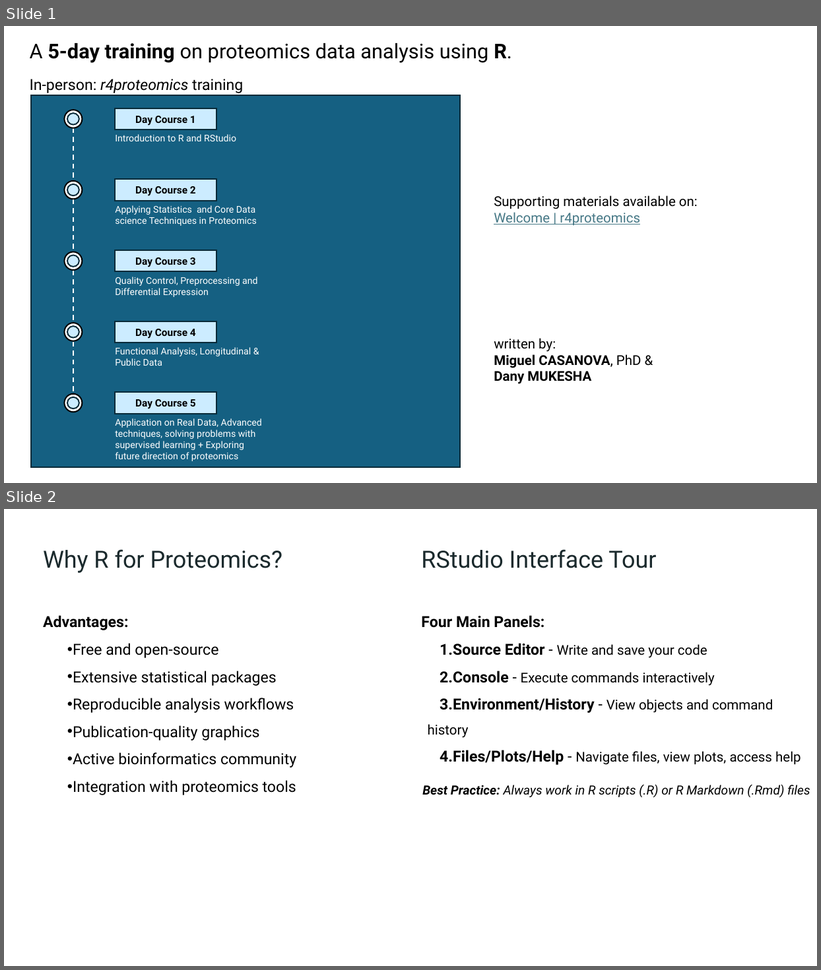
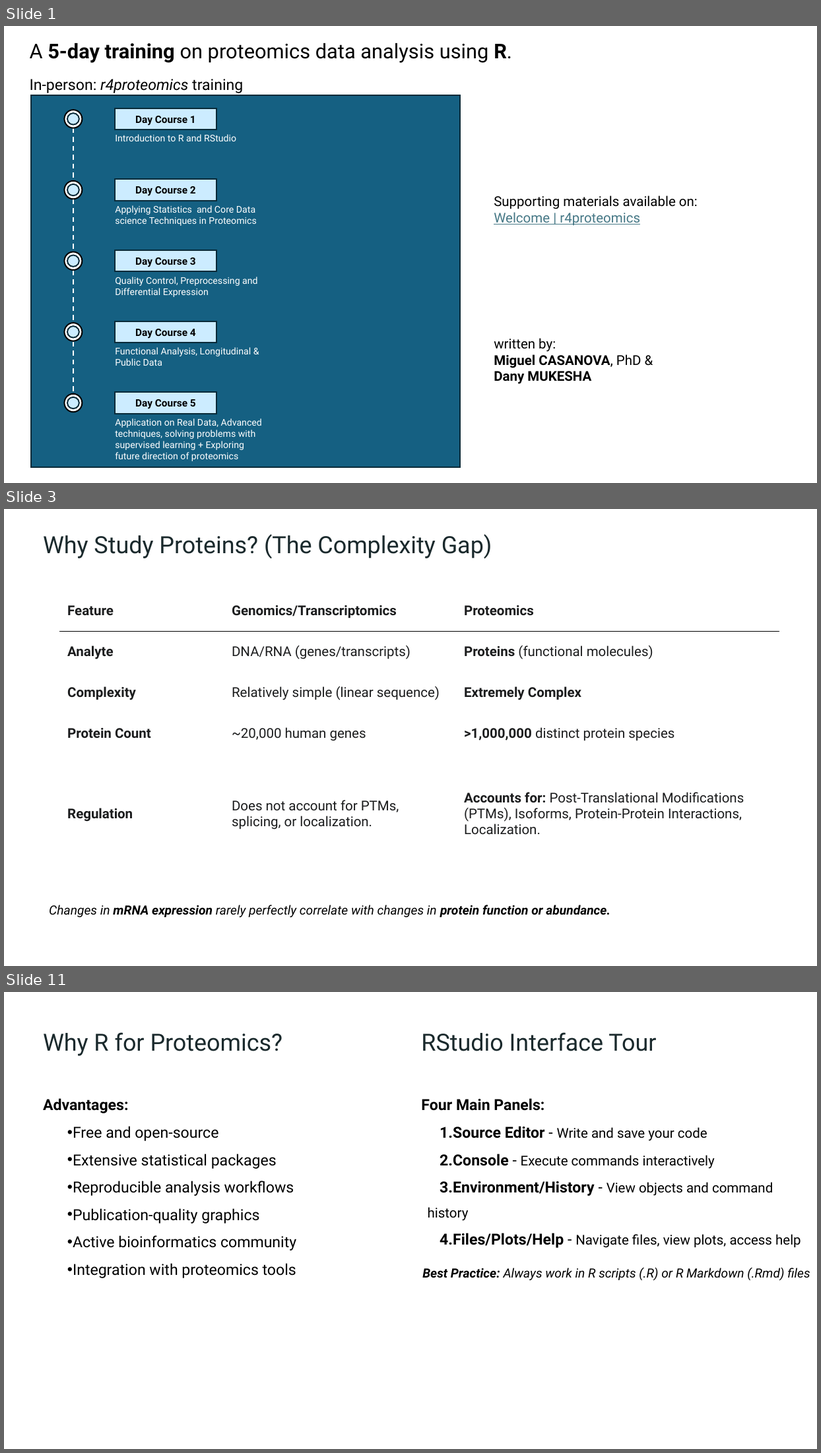
Before and after one commit to lodiag-holocron/r4proteomics, a slide deck: inst/r4proteomics_slides.pptx. Shown one above the other, each under a label of ours: slides 1 and 2 before the commit, slides 1, 3 and 11 after it; the slides between them are not shown. The pictures are 821x970 and 821x1453 pixels, drawn with LibreOffice and Linux fonts; fonts in the diff are those of the drawing. Boxes give left, top, right and bottom in pixels: in the first picture for what was removed or moved away, otherwise in the second. Text is boxed around its words. In the diff, an @@ line names an element or a change of style, - is before the commit and + after.

```diff
--- a/inst/r4proteomics_slides.pptx
+++ b/inst/r4proteomics_slides.pptx
@@ slide 3 added at box(4, 509, 817, 966), background #FFFFFF @@
@@ text added at box(43, 534, 492, 559), 28 pt, text #1A292C @@
+Why Study Proteins? (The Complexity Gap)
@@ table added at box(60, 590, 780, 875), 5 rows, 3 columns @@
+Feature | Genomics/Transcriptomics | Proteomics
+Analyte | DNA/RNA (genes/transcripts) | Proteins (functional molecules)
+Complexity | Relatively simple (linear sequence) | Extremely Complex
+Protein Count | ~20,000 human genes | >1,000,000 distinct protein species
+Regulation | Does not account for PTMs, splicing, or localization. | Accounts for: Post-Translational Modifications (PTMs), Isoforms, Protein-Protein Interactions, Localization.
@@ text added at box(49, 905, 611, 918), 15 pt, text #000000, italic @@
+  Changes in mRNA expression rarely perfectly correlate with changes in protein function or abundance.
@@ what was slide 2 is now slide 11 @@
```
Also in this commit, not shown: 8 other slides added.
